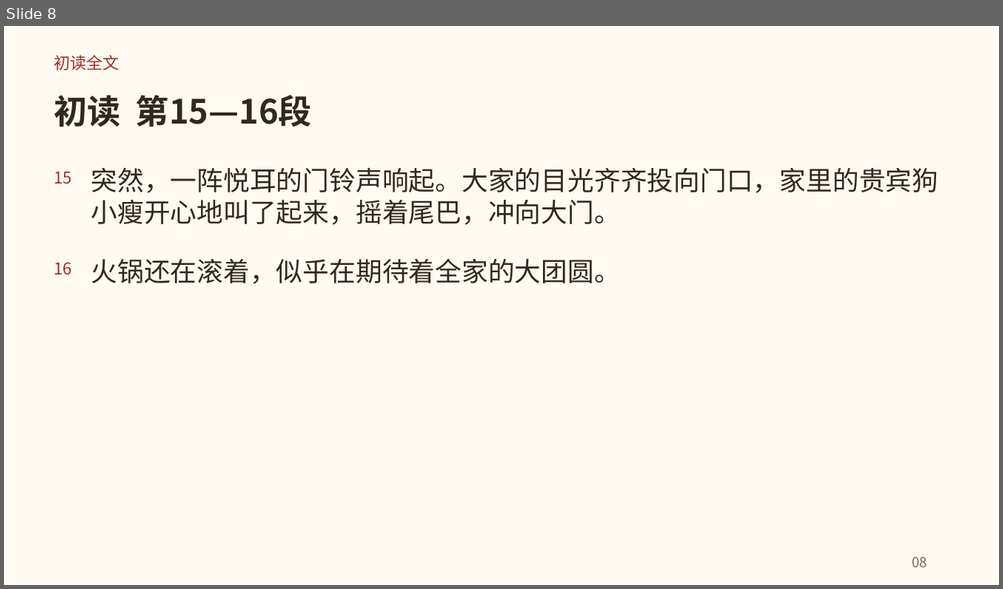
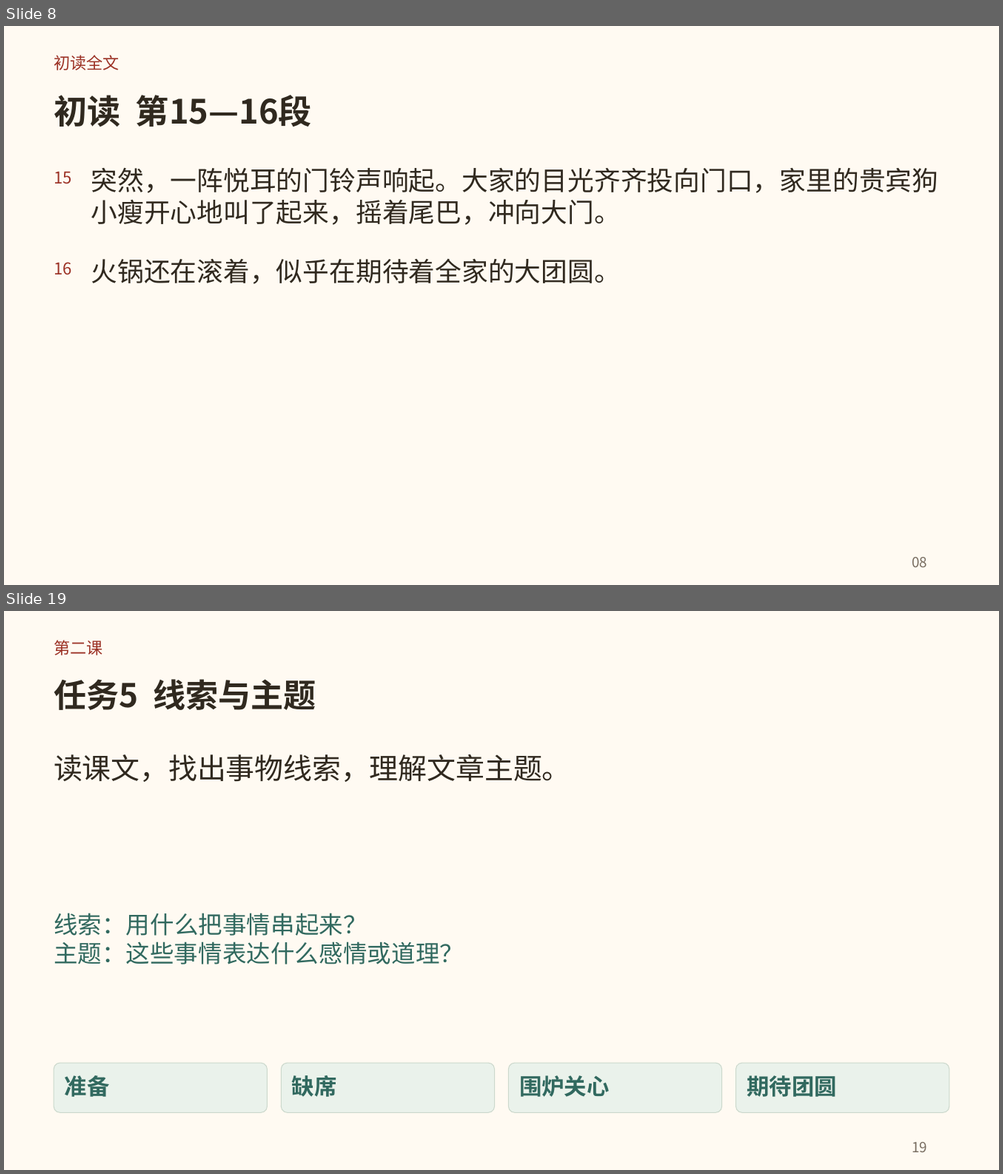
Before and after one commit to lf9675/huawentong-home, a slide deck: du/textbook/1hcl/unit2/tuanyuanfan/downloads/tuanyuanfan-teaching.pptx. Shown one above the other, each under a label of ours: slide 8 before the commit, slides 8 and 19 after it; the slides between them are not shown. The pictures are 1003x589 and 1003x1174 pixels, drawn with LibreOffice and Linux fonts; fonts in the diff are those of the drawing. Boxes give left, top, right and bottom in pixels: in the first picture for what was removed or moved away, otherwise in the second. Text is boxed around its words. In the diff, an @@ line names an element or a change of style, - is before the commit and + after.

Commit message:
Revise 团圆饭 with textbook questions, required reasoned responses and personal vocabulary flashcards

```diff
--- a/du/textbook/1hcl/unit2/tuanyuanfan/downloads/tuanyuanfan-teaching.pptx
+++ b/du/textbook/1hcl/unit2/tuanyuanfan/downloads/tuanyuanfan-teaching.pptx
@@ slide 19 added at bbox=[4, 611, 999, 1170], background #FFFAF2 @@
@@ text added at bbox=[54, 640, 102, 655], 15.8 pt, text #9B3024 @@
+第二课
@@ text added at bbox=[54, 679, 316, 710], 31.5 pt, text #30291F, bold @@
+任务5 线索与主题
@@ text added at bbox=[54, 755, 571, 782], 27.8 pt, text #30291F @@
+读课文，找出事物线索，理解文章主题。
@@ text added at bbox=[54, 913, 464, 965], 23.2 pt, text #31695F @@
+线索：用什么把事情串起来？
+主题：这些事情表达什么感情或道理？
@@ rounded rectangle added at bbox=[54, 1063, 267, 1113], fill #EAF2EB, outline #CBD8CC 0.75 pt @@
@@ text added at bbox=[65, 1076, 110, 1097], 21.8 pt, text #31695F, bold @@
+准备
@@ rounded rectangle added at bbox=[281, 1063, 494, 1113], fill #EAF2EB, outline #CBD8CC 0.75 pt @@
@@ text added at bbox=[292, 1076, 337, 1097], 21.8 pt, text #31695F, bold @@
+缺席
@@ rounded rectangle added at bbox=[509, 1063, 722, 1113], fill #EAF2EB, outline #CBD8CC 0.75 pt @@
@@ text added at bbox=[519, 1076, 609, 1097], 21.8 pt, text #31695F, bold @@
+围炉关心
@@ rounded rectangle added at bbox=[736, 1063, 949, 1113], fill #EAF2EB, outline #CBD8CC 0.75 pt @@
@@ text added at bbox=[746, 1076, 836, 1097], 21.8 pt, text #31695F, bold @@
+期待团圆
@@ text added at bbox=[911, 1142, 927, 1153], 13.5 pt, text #776C60 @@
+19
```
Also in this commit, not shown: 1 slide changed, 19 other slides added, 24 slides removed, 42 other files.
